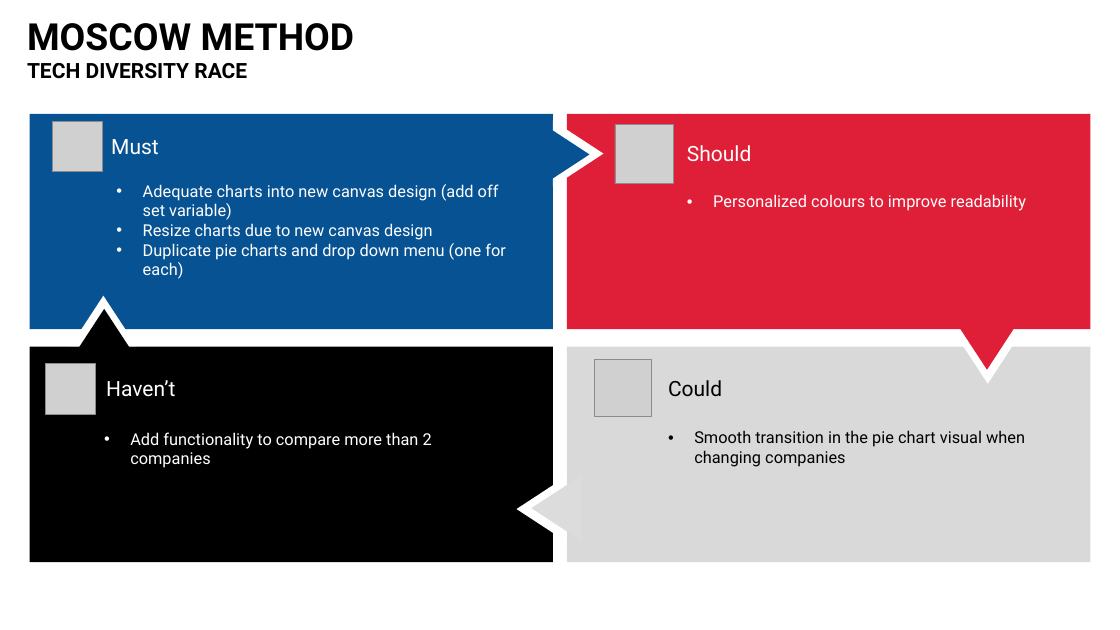
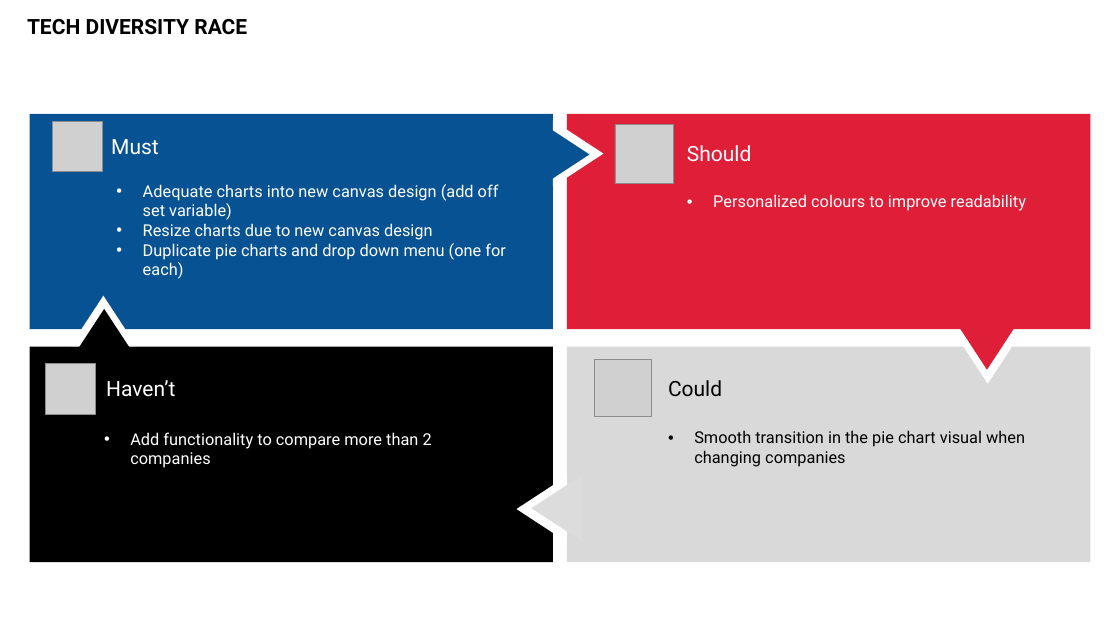
Before and after one commit to bbucalonserra/data-visualization-tool-js, a slide deck: slide 9 of layout-draft.pptx (slide 7 before the commit). Drawn at 1120x630 pixels with LibreOffice and Linux fonts; fonts in the diff are those of the drawing; grey boxes stand for pictures. Boxes give left, top, right and bottom in pixels: in the first picture for what was removed or moved away, otherwise in the second. Text is boxed around its words. In the diff, an @@ line names an element or a change of style, - is before the commit and + after.

```diff
--- a/layout-draft.pptx
+++ b/layout-draft.pptx
@@ text at [27,23,355,51]: paragraph removed @@
-MOSCOW METHOD
```
Also in this commit, not shown: 9 other slides changed, 16 slides added, 10 slides removed, 4 other files.
